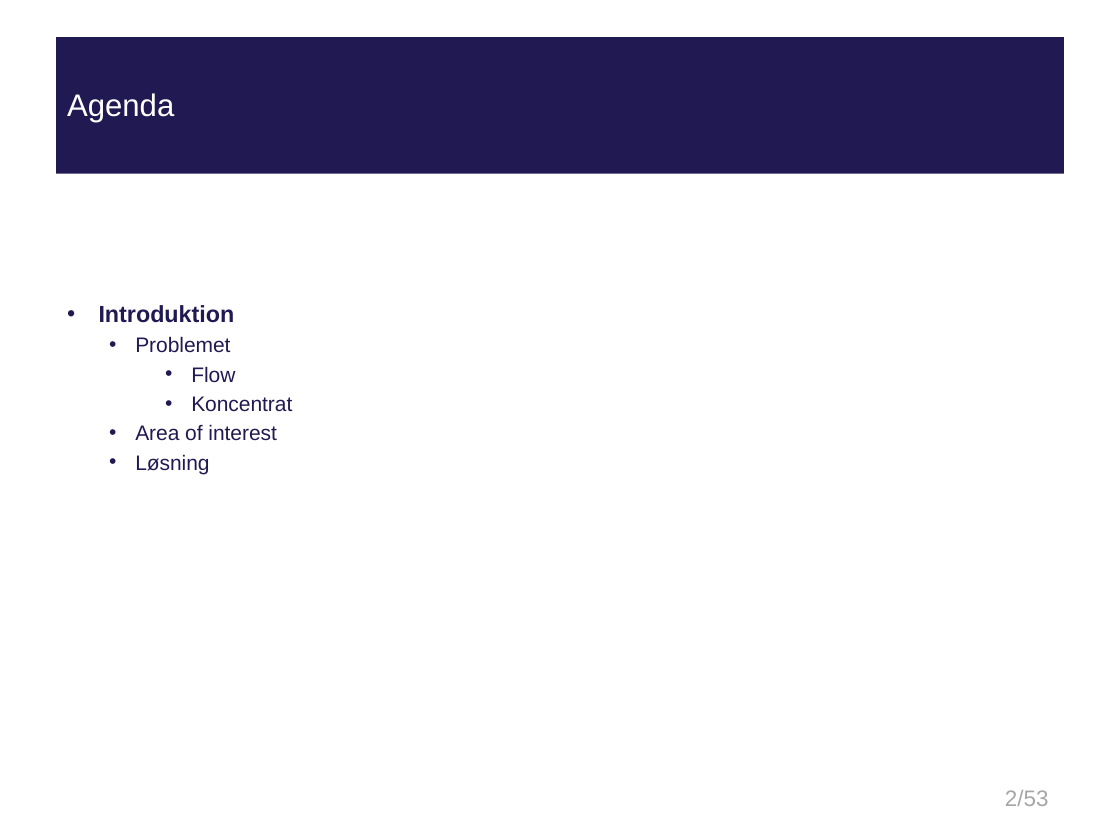
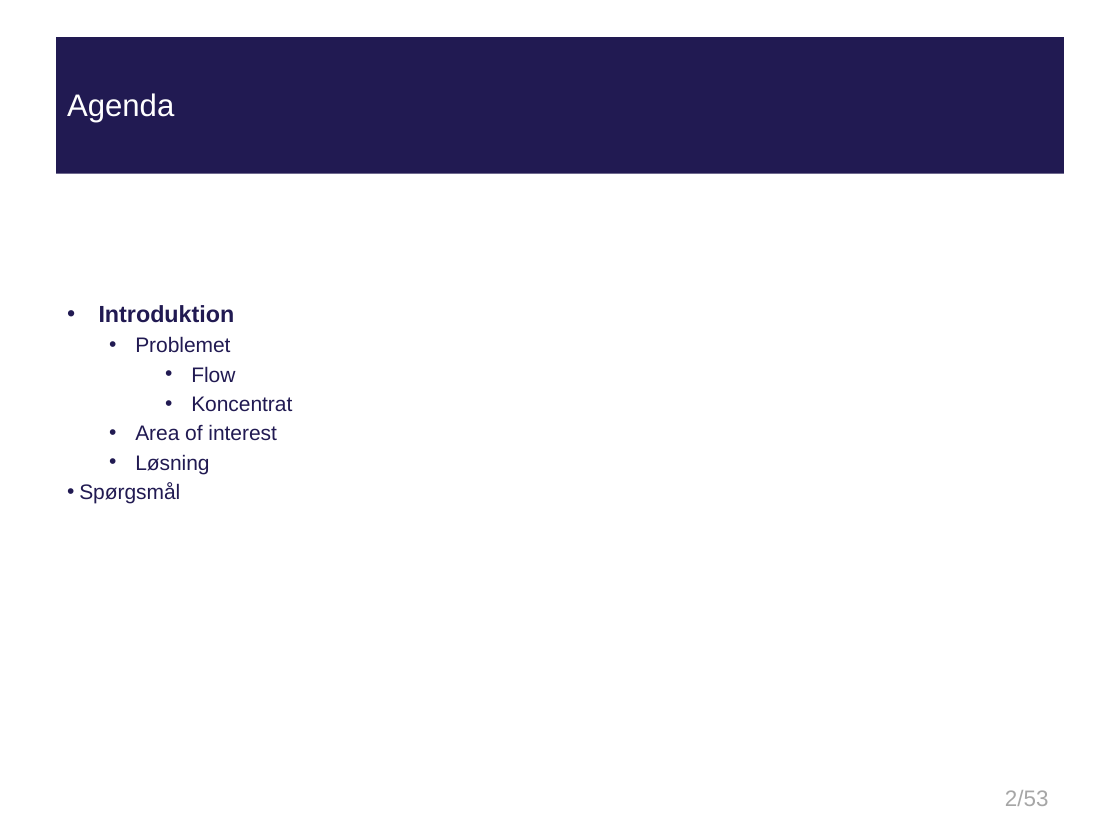
Before and after one commit to tpilga12/P10, a slide deck: slide 2 of Fredericia/presentation/presentation.pptx. Drawn at 1120x840 pixels with LibreOffice and Linux fonts; fonts in the diff are those of the drawing; background and template pictures are left out. Boxes give left, top, right and bottom in pixels: in the first picture for what was removed or moved away, otherwise in the second. Text is boxed around its words. In the diff, an @@ line names an element or a change of style, - is before the commit and + after.

Commit message:
presentation3

```diff
--- a/Fredericia/presentation/presentation.pptx
+++ b/Fredericia/presentation/presentation.pptx
@@ text at bbox=[79, 483, 180, 504]: paragraph added @@
+• Spørgsmål
```
Also in this commit, not shown: 1 other slide changed, 3 slides added.
